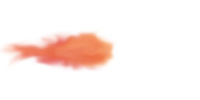
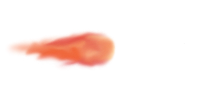
The second 200×100 image is a revision of the first. Changes to its layers:
hid "Rectangle 6" over [0, 28, 117, 72]
showed "Rectangle 1" over [5, 28, 117, 71]
